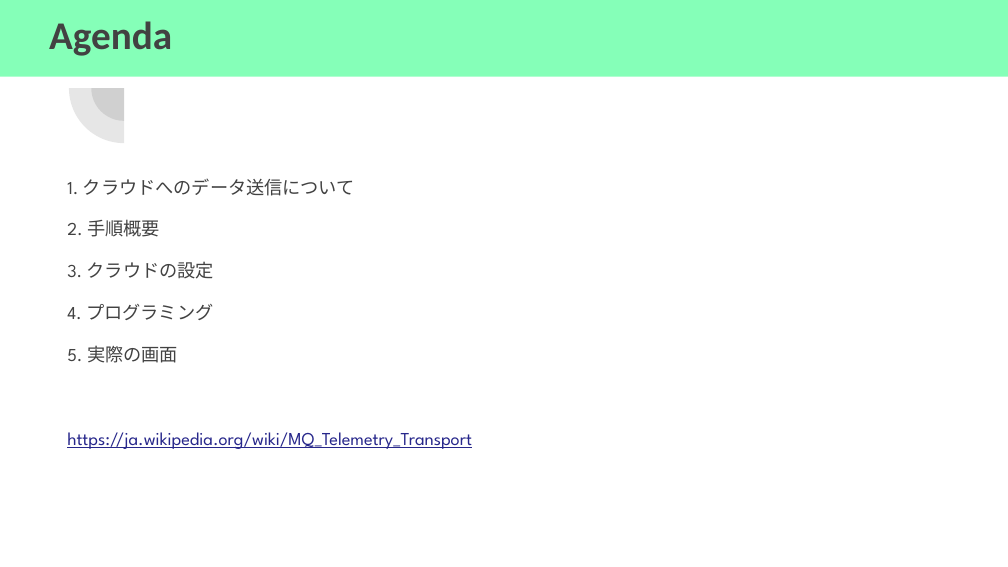
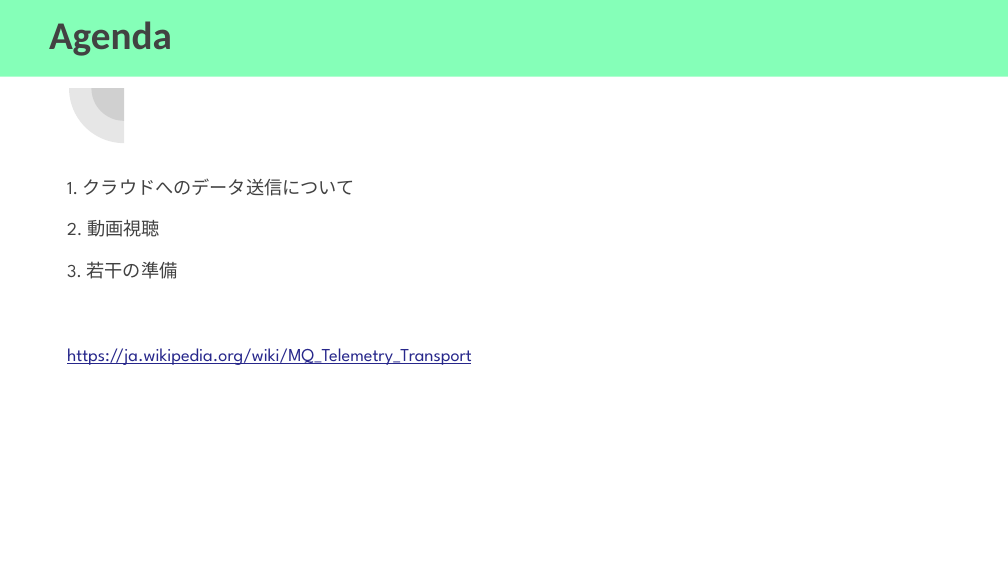
Before and after one commit to f-mio/ICTClub_uexc, a slide deck: slide 2 of 20211019_AWS_iotcore/20211019_ICT同好会_AWS_IoTCore.pptx. Drawn at 1008x567 pixels with LibreOffice and Linux fonts; fonts in the diff are those of the drawing. Boxes give left, top, right and bottom in pixels: in the first picture for what was removed or moved away, otherwise in the second. Text is boxed around its words. In the diff, an @@ line names an element or a change of style, - is before the commit and + after.

```diff
--- a/20211019_AWS_iotcore/20211019_ICT同好会_AWS_IoTCore.pptx
+++ b/20211019_AWS_iotcore/20211019_ICT同好会_AWS_IoTCore.pptx
@@ text at [67,219,178,279]: text changed @@
-2. 手順概要
-3. クラウドの設定
-4. プログラミング
-5. 実際の画面
+2. 動画視聴
+3. 若干の準備
```
Also in this commit, not shown: 7 other slides changed, 5 slides removed, 2 other files.
